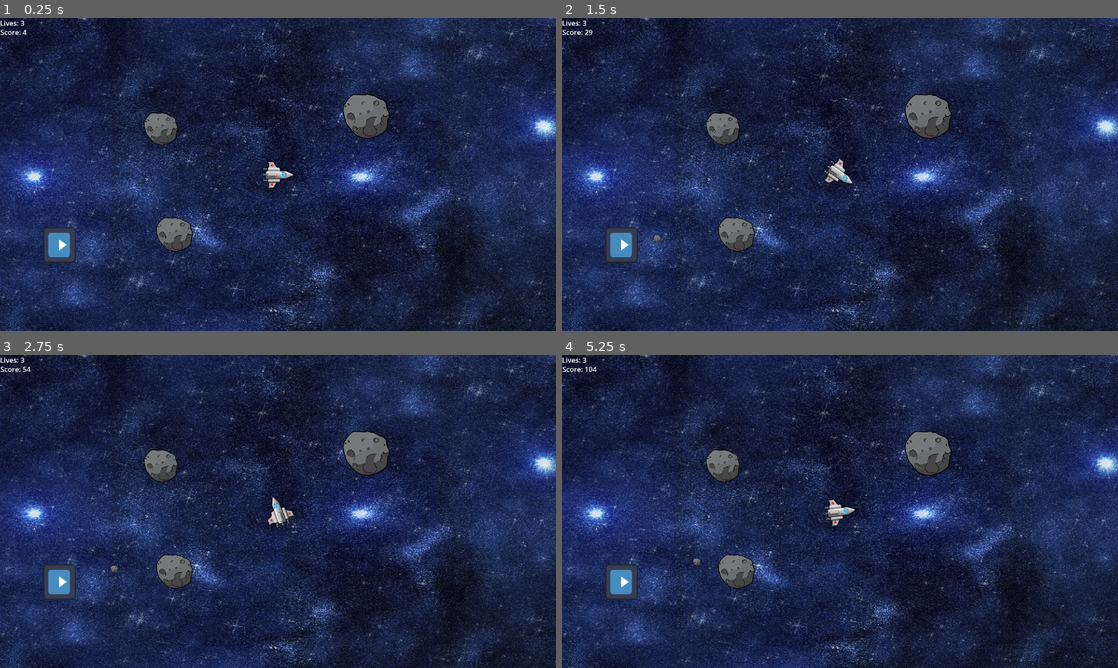
Above: before the commit, frames 1-4 (two rows, left to right).
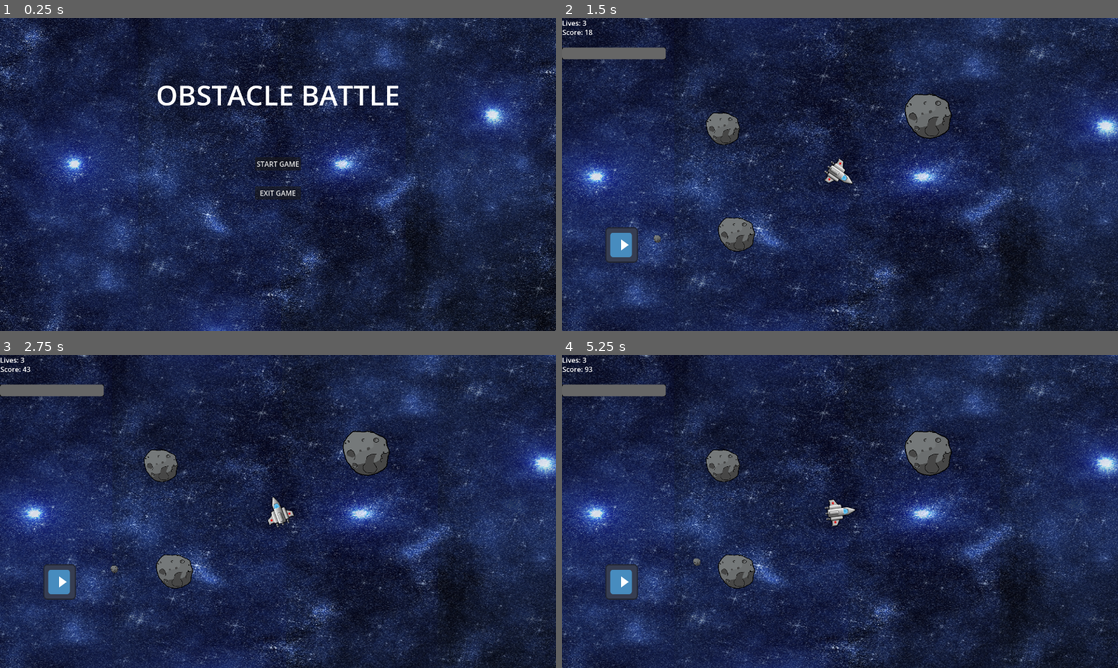
Above: after the commit, the same moments.

Repository: BenjaminLe1/obstacle-battle
Game: Godot game, scene res://start_screen.tscn
Two runs of this game, one before a commit and one after it. Both use one fixed random seed, a clock stepped at 60 frames per second and the inputs below. Before the commit the project starts from res://world.tscn. The engine's default icon, where the game draws it, is replaced by a stand-in: a white triangle on a blue panel in a dark square.
Inputs (mouse positions are in pixels of both pictures, inside the frame that each line leads up to):
- Up to frame 1 (0.25 s): no input
- Up to frame 2 (1.5 s): click (840, 165) at 0.5 s, where only the run after the commit has a clickable "START GAME"; tap Enter (ui_accept) at 1.25 s; move the mouse to (962, 158) at 1.27 s; hold Right (ui_right) from 1.28 s (still down)
- Up to frame 3 (2.75 s): keep holding Right (ui_right); tap Enter (ui_accept) at 1.52, 2.27 s; move the mouse to (166, 527) at 2.02 s
- Up to frame 4 (5.25 s): move the mouse to (895, 442) at 2.77 s; release Right (ui_right) at 2.78 s; hold Left (ui_left) 2.78-3.53 s; move the mouse to (812, 574) at 3.52 s; hold Right (ui_right) 3.53-5.03 s; tap Enter (ui_accept) at 3.77, 4.52 s; move the mouse to (1006, 558) at 4.27 s; move the mouse to (673, 464) at 5.02 s; hold Left (ui_left) from 5.03 s (still down)

The runs differ from the first frame. In frame 1, 38% of the frame differs, in the area x 0-100%, y 0-100%; in frame 2, 0.7%; in frame 3, 0.7%; in frame 4, 0.8%.

Commit message:
start screen

Diff:
--- /dev/null
+++ b/energy_bar.gd
@@ -0,0 +1 @@
+extends ProgressBar
--- a/project.godot
+++ b/project.godot
@@ -11,7 +11,7 @@
 [application]
 
 config/name="Obstacle Battle"
-run/main_scene="res://world.tscn"
+run/main_scene="res://start_screen.tscn"
 config/features=PackedStringArray("4.3", "GL Compatibility")
 config/icon="res://icon.svg"
 
--- /dev/null
+++ b/start_screen.gd
@@ -0,0 +1,19 @@
+class_name MainMenu
+extends Control
+
+
+
+@onready var start_button = $MarginContainer/HBoxContainer/VBoxContainer/StartButton as Button
+@onready var exit_button = $MarginContainer/HBoxContainer/VBoxContainer/ExitButton as Button
+@export var start_level =  preload("res://world.tscn") as PackedScene
+
+
+func _ready():
+	start_button.button_down.connect(on_start_pressed)
+	exit_button.button_down.connect(on_exit_pressed)
+
+func on_start_pressed() -> void:
+	get_tree().change_scene_to_packed(start_level)
+
+func on_exit_pressed() -> void:
+	get_tree().quit()
--- /dev/null
+++ b/start_screen.tscn
@@ -0,0 +1,71 @@
+[gd_scene load_steps=3 format=3 uid="uid://d3thpexxmhu5s"]
+
+[ext_resource type="Script" path="res://start_screen.gd" id="1_65eyo"]
+[ext_resource type="Texture2D" uid="uid://ruvyq6g4pk0c" path="res://backgroundSpace_01.1.png" id="1_bw30x"]
+
+[node name="StartScreen" type="Control"]
+layout_mode = 3
+anchors_preset = 15
+anchor_right = 1.0
+anchor_bottom = 1.0
+grow_horizontal = 2
+grow_vertical = 2
+script = ExtResource("1_65eyo")
+
+[node name="TextureRect" type="TextureRect" parent="."]
+layout_mode = 1
+anchors_preset = 15
+anchor_right = 1.0
+anchor_bottom = 1.0
+grow_horizontal = 2
+grow_vertical = 2
+texture = ExtResource("1_bw30x")
+
+[node name="MarginContainer" type="MarginContainer" parent="."]
+layout_mode = 1
+anchors_preset = 15
+anchor_right = 1.0
+anchor_bottom = 1.0
+grow_horizontal = 2
+grow_vertical = 2
+theme_override_constants/margin_left = 12
+theme_override_constants/margin_top = 12
+theme_override_constants/margin_right = 12
+theme_override_constants/margin_bottom = 12
+
+[node name="VBoxContainer" type="VBoxContainer" parent="MarginContainer"]
+layout_mode = 2
+theme_override_constants/separation = 120
+
+[node name="Control" type="Control" parent="MarginContainer/VBoxContainer"]
+layout_mode = 2
+
+[node name="Label" type="Label" parent="MarginContainer/VBoxContainer"]
+layout_mode = 2
+theme_override_font_sizes/font_size = 64
+text = "OBSTACLE BATTLE"
+horizontal_alignment = 1
+vertical_alignment = 1
+
+[node name="HBoxContainer" type="HBoxContainer" parent="MarginContainer"]
+layout_mode = 2
+alignment = 1
+
+[node name="VBoxContainer" type="VBoxContainer" parent="MarginContainer/HBoxContainer"]
+layout_mode = 2
+theme_override_constants/separation = 18
+alignment = 1
+
+[node name="Control2" type="Control" parent="MarginContainer/HBoxContainer/VBoxContainer"]
+layout_mode = 2
+
+[node name="StartButton" type="Button" parent="MarginContainer/HBoxContainer/VBoxContainer"]
+layout_mode = 2
+text = "START GAME"
+
+[node name="Control3" type="Control" parent="MarginContainer/HBoxContainer/VBoxContainer"]
+layout_mode = 2
+
+[node name="ExitButton" type="Button" parent="MarginContainer/HBoxContainer/VBoxContainer"]
+layout_mode = 2
+text = "EXIT GAME"
--- a/world.tscn
+++ b/world.tscn
@@ -1,11 +1,12 @@
-[gd_scene load_steps=11 format=3 uid="uid://camt2om73uxxu"]
+[gd_scene load_steps=13 format=3 uid="uid://camt2om73uxxu"]
 
 [ext_resource type="Texture2D" uid="uid://ruvyq6g4pk0c" path="res://backgroundSpace_01.1.png" id="1_8m3x3"]
 [ext_resource type="PackedScene" uid="uid://6nyuithkc6gx" path="res://player.tscn" id="1_wrisp"]
 [ext_resource type="Texture2D" uid="uid://dn1mxbxrqhgr5" path="res://icon.svg" id="2_3y5vq"]
-[ext_resource type="PackedScene" uid="uid://dpf7v36h4r0oq" path="res://meteor1.tscn" id="2_r7unl"]
+[ext_resource type="PackedScene" path="res://meteor1.tscn" id="2_r7unl"]
 [ext_resource type="PackedScene" uid="uid://lautpp3omp3q" path="res://hud.tscn" id="5_3khpd"]
 [ext_resource type="PackedScene" uid="uid://behj4mwu4mq6m" path="res://timer.tscn" id="6_ue8mf"]
+[ext_resource type="Script" path="res://energy_bar.gd" id="7_j2vvg"]
 
 [sub_resource type="RectangleShape2D" id="RectangleShape2D_1wb73"]
 size = Vector2(1299, 27)
@@ -70,6 +71,9 @@
 
 [sub_resource type="RectangleShape2D" id="RectangleShape2D_sxvxm"]
 size = Vector2(76, 72)
+
+[sub_resource type="StyleBoxFlat" id="StyleBoxFlat_0goox"]
+bg_color = Color(0.000646265, 0.00063119, 0.00125989, 1)
 
 [node name="world" type="Node2D" groups=["player"]]
 
@@ -147,4 +151,14 @@
 
 [node name="Control" parent="HUD" instance=ExtResource("6_ue8mf")]
 
+[node name="ProgressBar" type="ProgressBar" parent="HUD"]
+offset_top = 68.0
+offset_right = 239.0
+offset_bottom = 95.0
+theme_override_styles/background = SubResource("StyleBoxFlat_0goox")
+value = 100.0
+fill_mode = 1
+show_percentage = false
+script = ExtResource("7_j2vvg")
+
 [connection signal="area_entered" from="player2/Area2D" to="player2" method="_on_area_2d_area_entered"]
